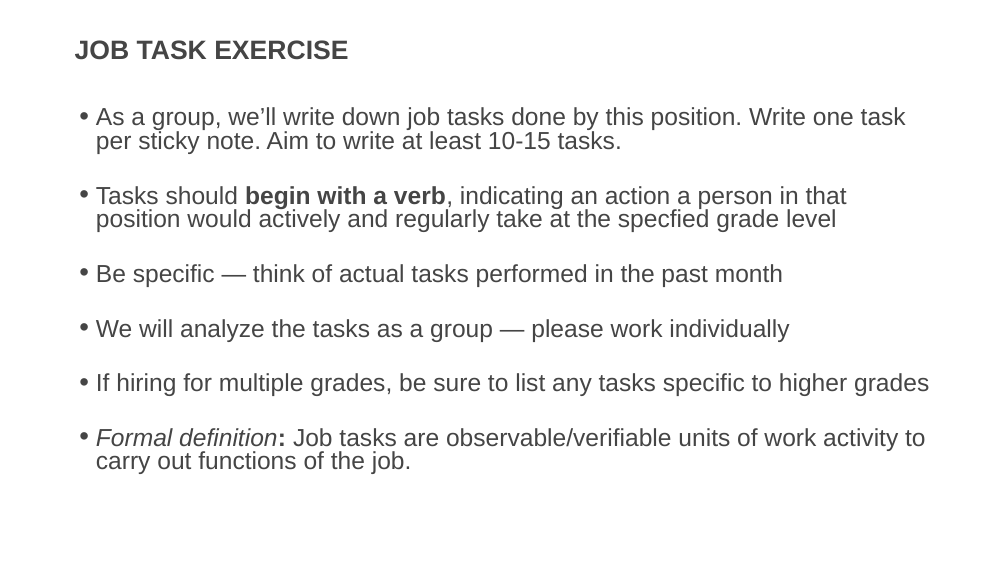
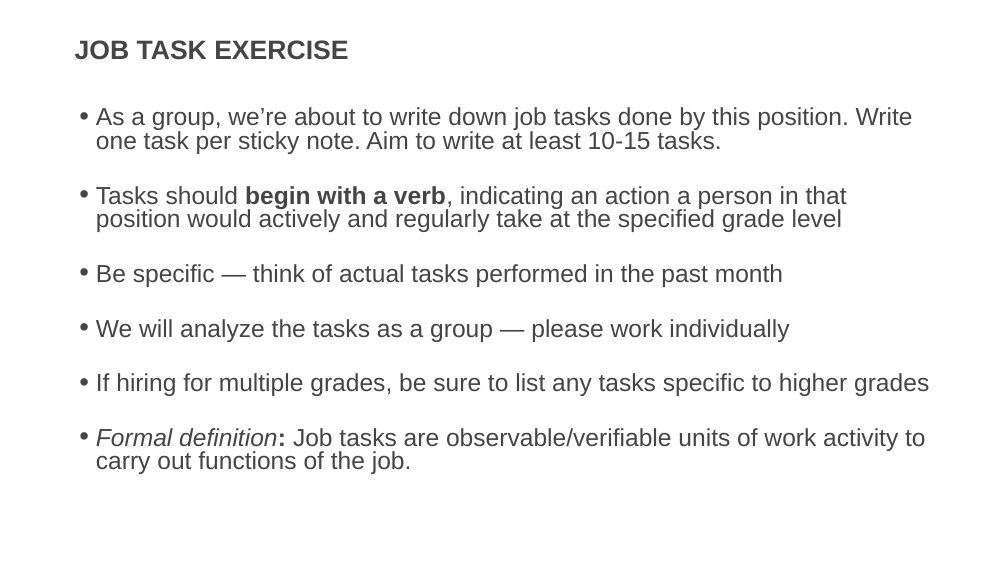
Before and after one commit to usds/SME-QA-Website, a slide deck: slide 15 of toolkit/job-analysis/job-analysis-presentation.pptx (slide 14 before the commit). Drawn at 1008x567 pixels with LibreOffice and Linux fonts; fonts in the diff are those of the drawing. Boxes give left, top, right and bottom in pixels: in the first picture for what was removed or moved away, otherwise in the second. Text is boxed around its words. In the diff, an @@ line names an element or a change of style, - is before the commit and + after.

```diff
--- a/toolkit/job-analysis/job-analysis-presentation.pptx
+++ b/toolkit/job-analysis/job-analysis-presentation.pptx
@@ text at (x1=96, y1=107, x2=913, y2=232): text changed @@
-• As a group, we’ll write down job tasks done by this position. Write one task per sticky note. Aim to write at least 10-15 tasks.
-• Tasks should begin with a verb, indicating an action a person in that position would actively and regularly take at the specfied grade level
+• As a group, we’re about to write down job tasks done by this position. Write one task per sticky note. Aim to write at least 10-15 tasks.
+• Tasks should begin with a verb, indicating an action a person in that position would actively and regularly take at the specified grade level
```
Also in this commit, not shown: 20 other slides changed, 3 slides added.
